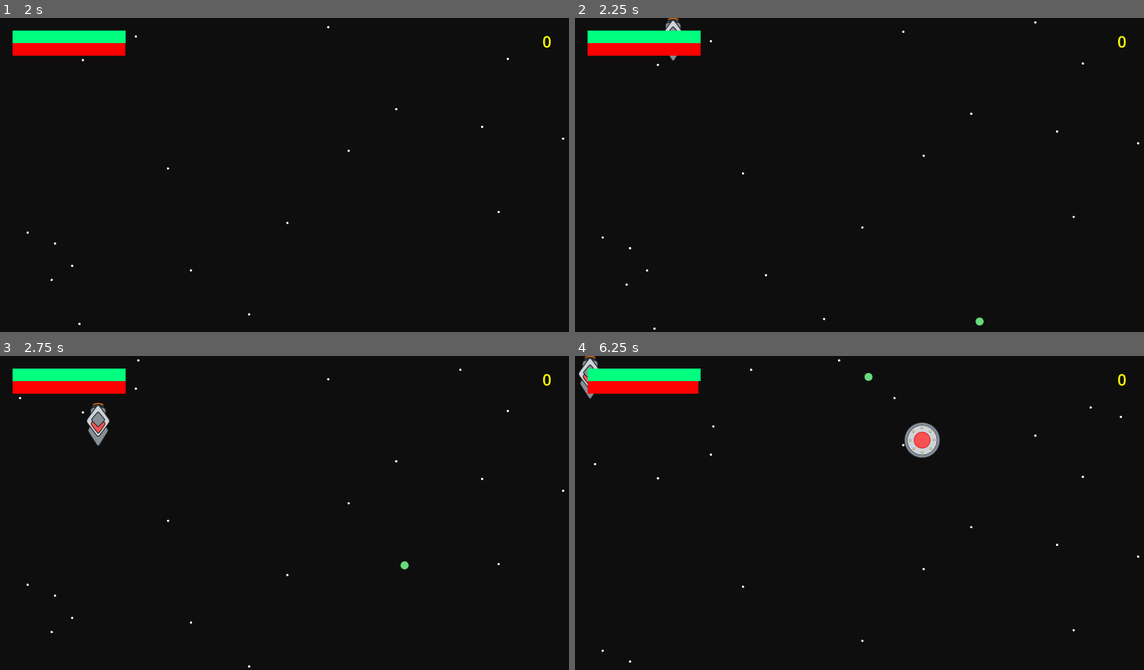
Above: before the commit, frames 1-4 (two rows, left to right).
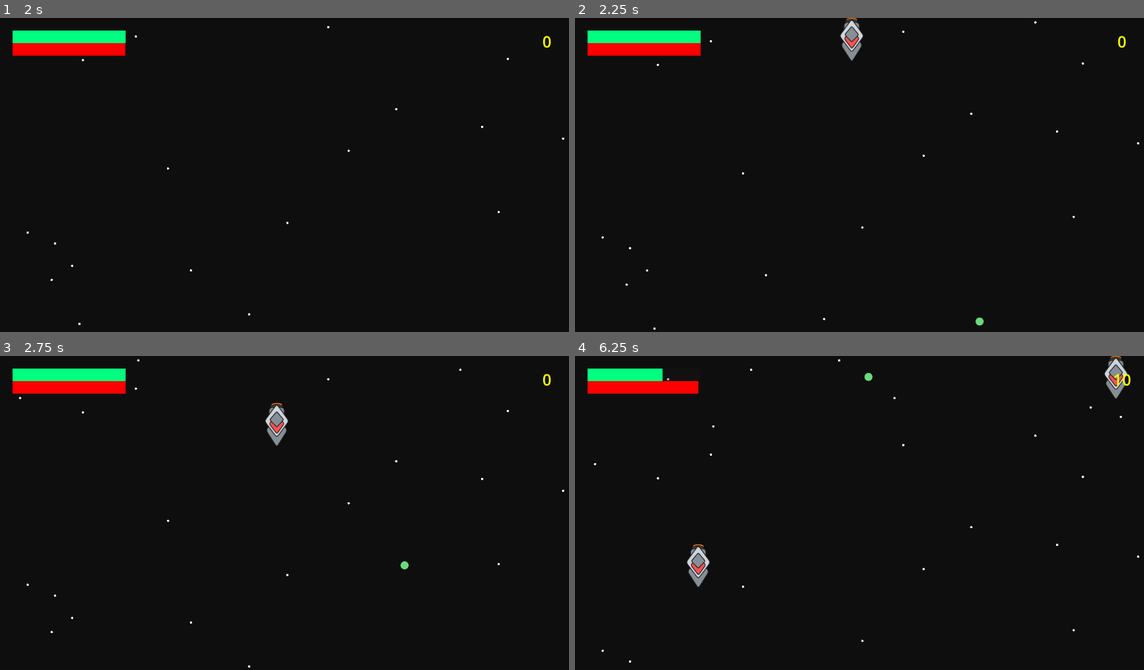
Above: after the commit, the same moments.

Repository: mromphf/nuke-ufos
Game: Godot game, scene res://scenes/main.tscn
Same seed, same stepped clock (60 frames per second), same inputs: the game is played once before the commit and once after it. Sound files missing from this copy of the repository are replaced by a short silence.
Inputs:
- Up to frame 1 (2 s): hold D (move_right) 0.53-1.28 s; tap Space (fire) at 0.6 s; hold S (move_down) from 1.28 s (still down); tap Shift (speed) at 1.35 s
- Up to frame 2 (2.25 s): release S (move_down) at 2.03 s; hold D (move_right) from 2.03 s (still down); tap Space (fire) at 2.1 s
- Up to frame 3 (2.75 s): keep holding D (move_right)
- Up to frame 4 (6.25 s): release D (move_right) at 2.78 s; hold W (move_up) 2.78-3.53 s; tap Shift (speed) at 2.85, 4.35, 5.85 s; hold Left (move_left) 3.53-5.03 s; tap Space (fire) at 3.6, 5.1 s; hold S (move_down) 5.03-5.78 s; hold D (move_right) from 5.78 s (still down)

Frame 1 is identical in both runs. In frame 2, 0.5% of the frame differs, in the area x 15-51%, y 0-14%; in frame 3, 0.7%; in frame 4, 1.7%, in the area x 0-98%, y 0-74%.

Commit message:
Rearrange scene hierarchy.

Diff:
--- a/scenes/main.tscn
+++ b/scenes/main.tscn
@@ -7,18 +7,14 @@
 
 [node name="Main" type="Node2D"]
 
-[node name="Game" type="CanvasLayer" parent="."]
+[node name="Spawner" parent="." instance=ExtResource("2_fgw4o")]
 
-[node name="background" parent="Game" instance=ExtResource("3_4ajvc")]
+[node name="background" parent="Spawner" instance=ExtResource("3_4ajvc")]
 
-[node name="spawner" parent="Game" instance=ExtResource("2_fgw4o")]
-
-[node name="Player" parent="Game" instance=ExtResource("1_ac4kw")]
+[node name="Player" parent="Spawner" instance=ExtResource("1_ac4kw")]
 position = Vector2(960, 800)
 
-[node name="Hud" type="CanvasLayer" parent="."]
+[node name="hud" parent="." instance=ExtResource("4_phi1w")]
 
-[node name="hud" parent="Hud" instance=ExtResource("4_phi1w")]
-
-[connection signal="burn" from="Game/Player" to="Hud/hud" method="on_burn_fuel"]
-[connection signal="hit" from="Game/Player" to="Hud/hud" method="on_player_hit"]
+[connection signal="burn" from="Spawner/Player" to="hud" method="on_burn_fuel"]
+[connection signal="hit" from="Spawner/Player" to="hud" method="on_player_hit"]
--- a/scenes/spawner.tscn
+++ b/scenes/spawner.tscn
@@ -10,7 +10,7 @@
 }
 point_count = 2
 
-[node name="spawner" type="Node2D"]
+[node name="Spawner" type="Node2D"]
 script = ExtResource("1_7giky")
 ufo = ExtResource("2_gmx3w")
 striker = ExtResource("3_qti5h")
--- a/scripts/spawner.gd
+++ b/scripts/spawner.gd
@@ -1,4 +1,6 @@
 extends Node2D
+
+class_name Spawner
 
 @export var ufo: PackedScene
 @export var striker: PackedScene
@@ -10,6 +12,6 @@
 
 	var mob = spawn_pool.pick_random().instantiate()
 	mob.position = $Spawn/SpawnPoint.position
-	mob.connect(&"dead", get_parent().get_parent().get_node("Hud").get_node("hud").update_score)
 
-	get_parent().add_child(mob)
+	mob.connect(&"dead", get_parent().get_node("hud").update_score)
+	add_child(mob)
